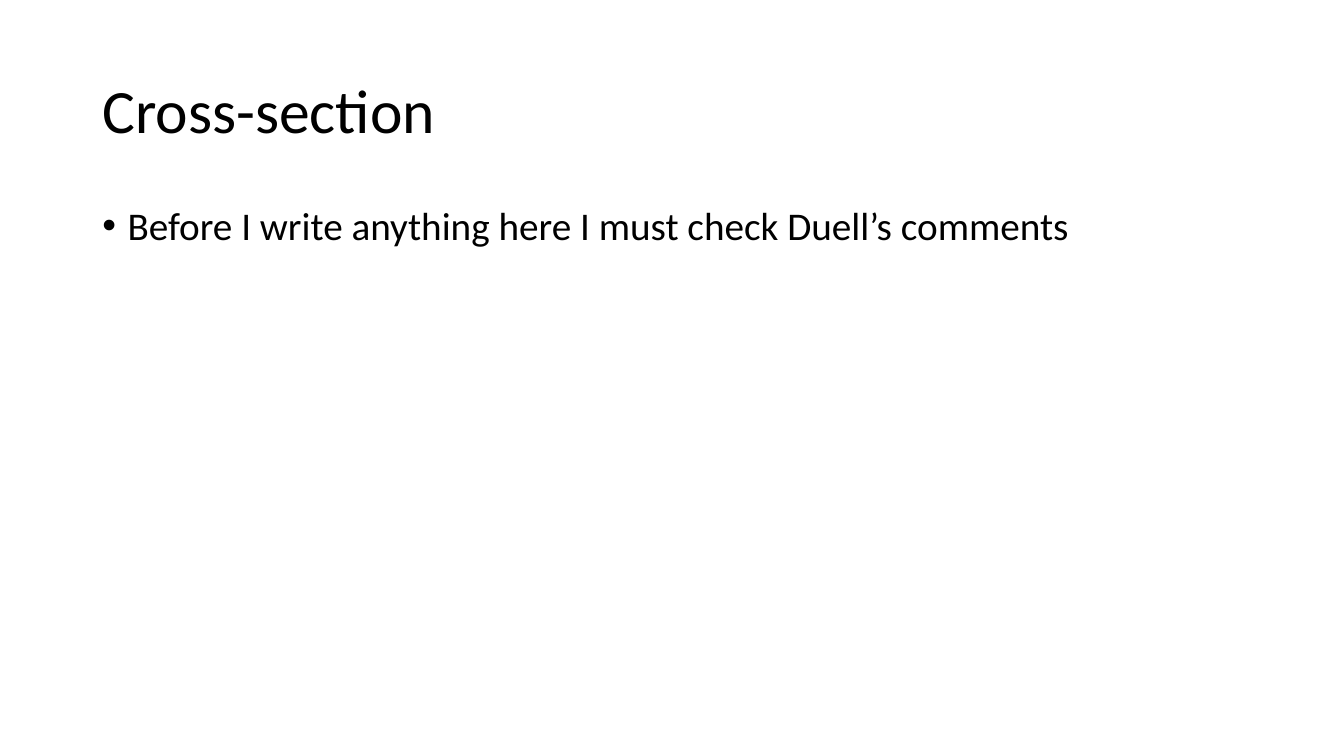
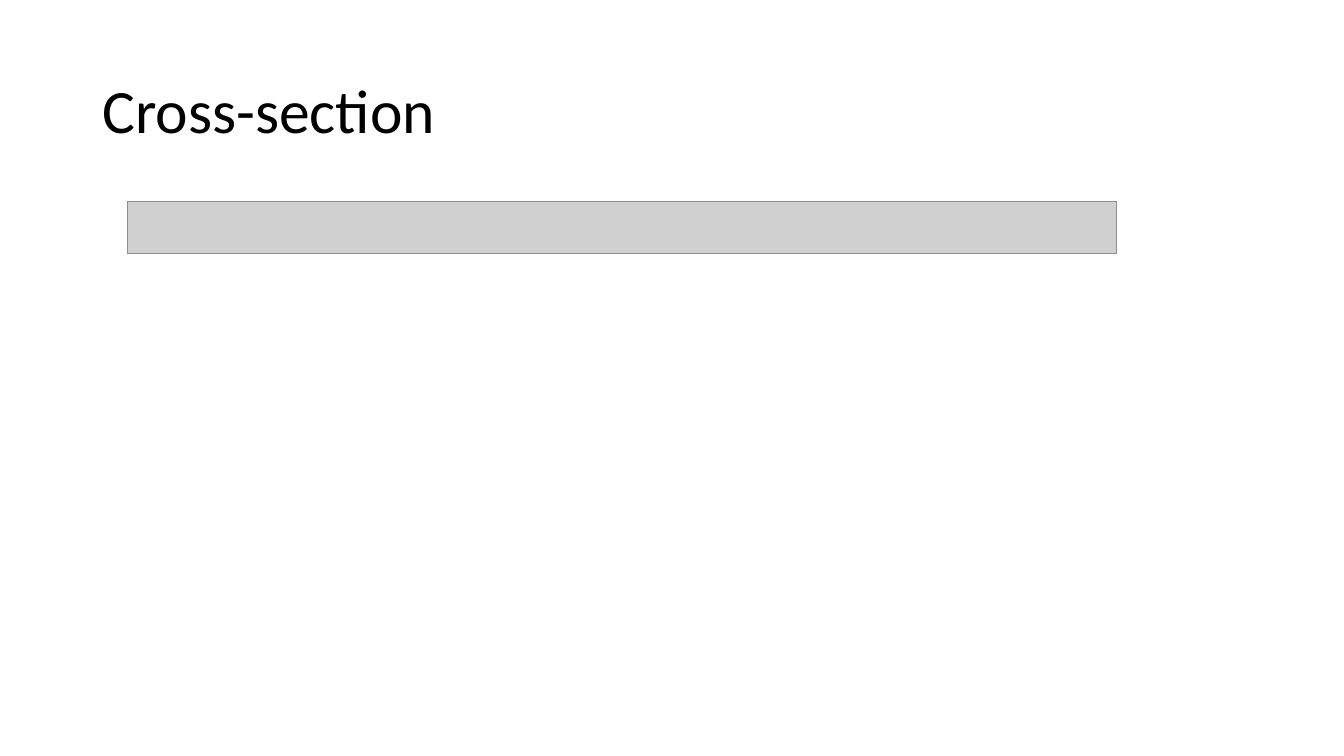
Before and after one commit to mitlabence/Lab18, a slide deck: slide 10 of Presentation/E212.pptx. Drawn at 1344x756 pixels with LibreOffice and Linux fonts; fonts in the diff are those of the drawing; grey boxes stand for pictures. Boxes give left, top, right and bottom in pixels: in the first picture for what was removed or moved away, otherwise in the second. Text is boxed around its words. In the diff, an @@ line names an element or a change of style, - is before the commit and + after.

```diff
--- a/Presentation/E212.pptx
+++ b/Presentation/E212.pptx
@@ picture added at bbox=[127, 202, 1116, 254] @@
@@ text removed at bbox=[128, 212, 1069, 247] @@
-• Before I write anything here I must check Duell’s comments
```
Also in this commit, not shown: 1 other slide changed, 8 slides added, 1 slide removed, 15 other files.
